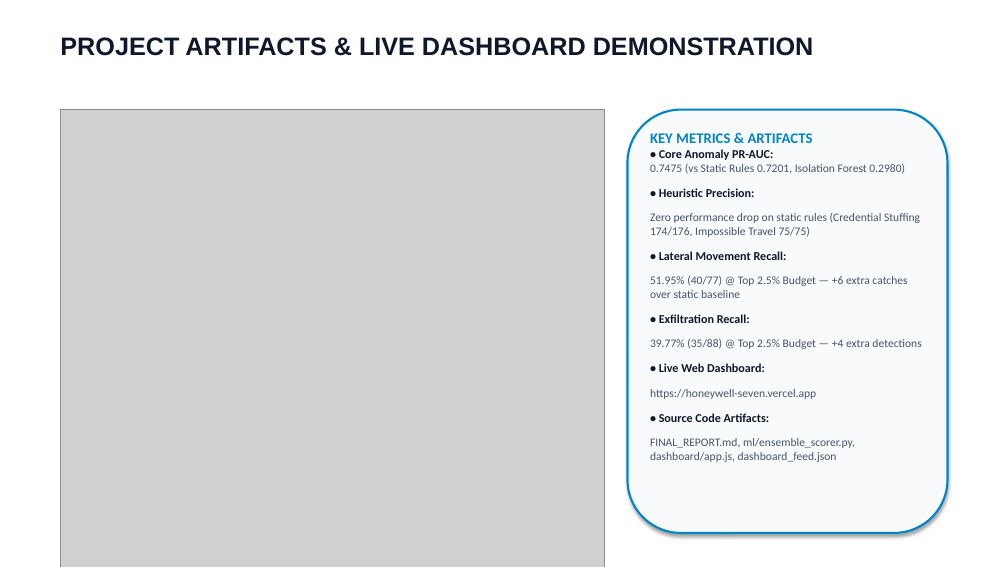
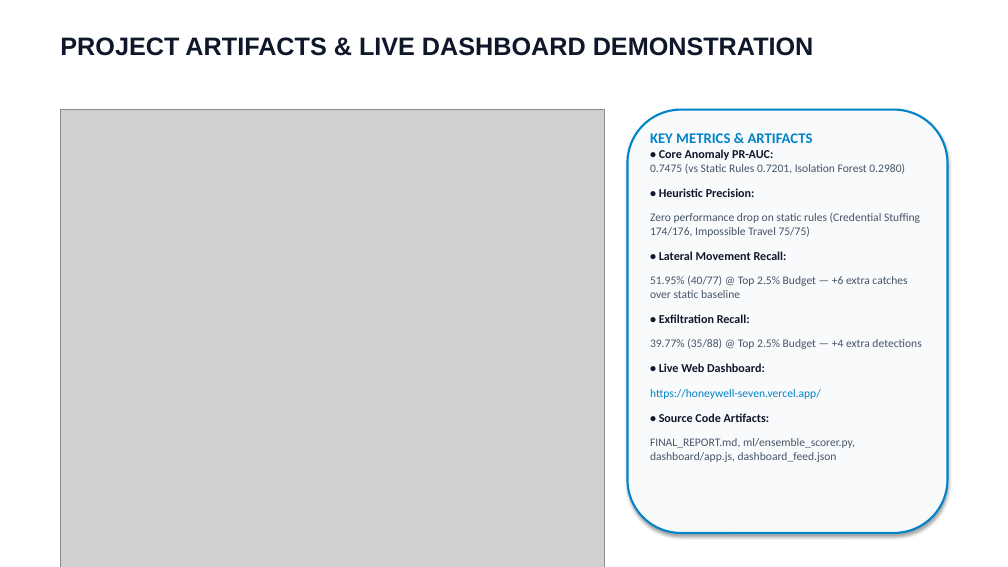
Before and after one commit to irajverma/Honeywell, a slide deck: slide 5 of docs/SentinelAI_SIH_Presentation.pptx. Drawn at 1008x567 pixels with LibreOffice and Linux fonts; fonts in the diff are those of the drawing; grey boxes stand for pictures. Boxes give left, top, right and bottom in pixels: in the first picture for what was removed or moved away, otherwise in the second. Text is boxed around its words. In the diff, an @@ line names an element or a change of style, - is before the commit and + after.

```diff
--- a/docs/SentinelAI_SIH_Presentation.pptx
+++ b/docs/SentinelAI_SIH_Presentation.pptx
@@ text at [650, 363, 821, 399]: text changed; text colour #475569 to #0284C7 @@
-• Live Web Dashboard:
-https://honeywell-seven.vercel.app
+• Live Web Dashboard:
+https://honeywell-seven.vercel.app/
```
Also in this commit, not shown: 3 other slides changed, 1 other file.
